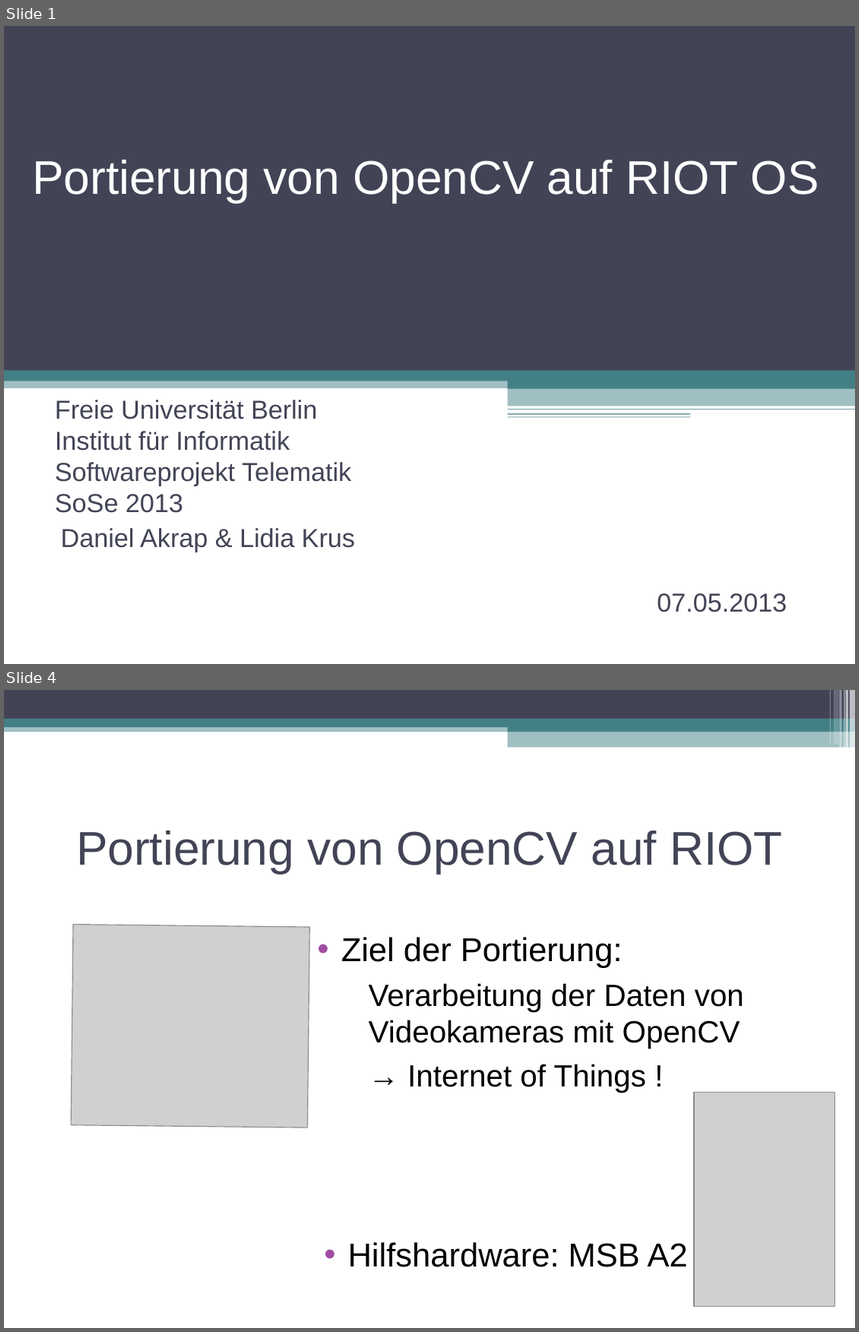
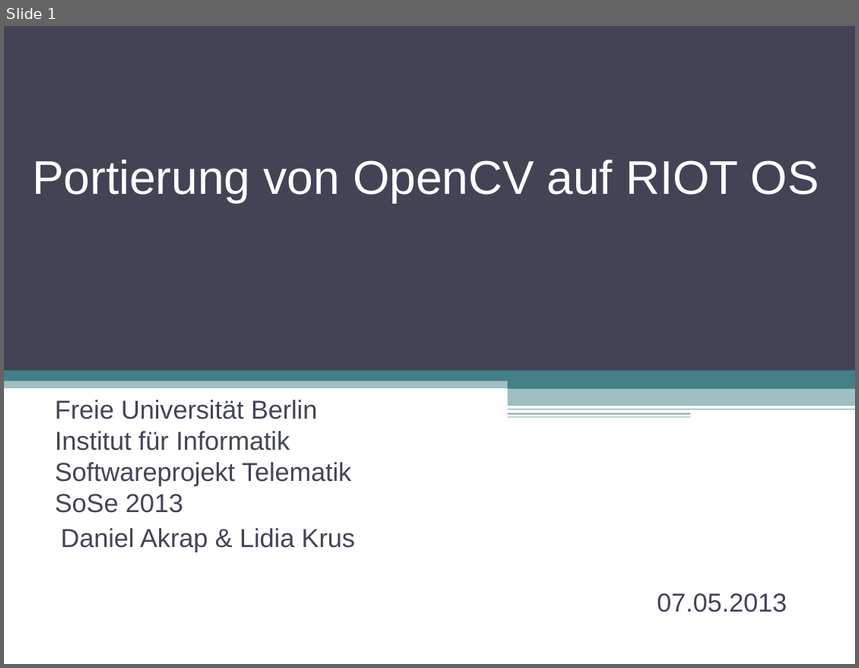
Before and after one commit to swp2013riot/riot-opencv-port, a slide deck: doc/slides/intro_presentation.odp. Shown one above the other, each under a label of ours: slides 1 and 4 before the commit, slide 1 after it; the slides between them are not shown. The pictures are 859x1332 and 859x668 pixels, drawn with LibreOffice and Linux fonts; fonts in the diff are those of the drawing; grey boxes stand for pictures. Boxes give left, top, right and bottom in pixels: in the first picture for what was removed or moved away, otherwise in the second. Text is boxed around its words. In the diff, an @@ line names an element or a change of style, - is before the commit and + after.

```diff
--- a/doc/slides/intro_presentation.odp
+++ b/doc/slides/intro_presentation.odp
@@ slide 4 removed at (x1=4, y1=690, x2=855, y2=1328), background #FFFFFF @@
@@ rectangle removed at (x1=4, y1=690, x2=855, y2=719) @@
@@ rectangle removed at (x1=829, y1=690, x2=831, y2=745) @@
@@ rectangle removed at (x1=834, y1=690, x2=839, y2=745) @@
@@ rectangle removed at (x1=840, y1=690, x2=842, y2=748) @@
@@ rectangle removed at (x1=844, y1=690, x2=845, y2=748) @@
@@ rectangle removed at (x1=846, y1=690, x2=848, y2=748) @@
@@ rectangle removed at (x1=850, y1=690, x2=855, y2=748) @@
@@ rectangle removed at (x1=4, y1=724, x2=855, y2=732) @@
@@ rectangle removed at (x1=4, y1=719, x2=855, y2=727) @@
@@ rectangle removed at (x1=508, y1=723, x2=855, y2=732) @@
@@ rectangle removed at (x1=508, y1=731, x2=855, y2=748) @@
@@ title removed at (x1=76, y1=831, x2=782, y2=873) @@
-Portierung von OpenCV auf RIOT
@@ picture removed at (x1=71, y1=925, x2=310, y2=1128) @@
@@ text removed at (x1=341, y1=937, x2=744, y2=1093) @@
-• Ziel der Portierung:
-  Verarbeitung der Daten von Videokameras mit OpenCV
-  → Internet of Things !
@@ picture removed at (x1=694, y1=1092, x2=835, y2=1306) @@
@@ text removed at (x1=348, y1=1243, x2=688, y2=1268) @@
-• Hilfshardware: MSB A2
```
Also in this commit, not shown: 2 slides changed, 8 slides added, 2 other slides removed, 2 other files.
